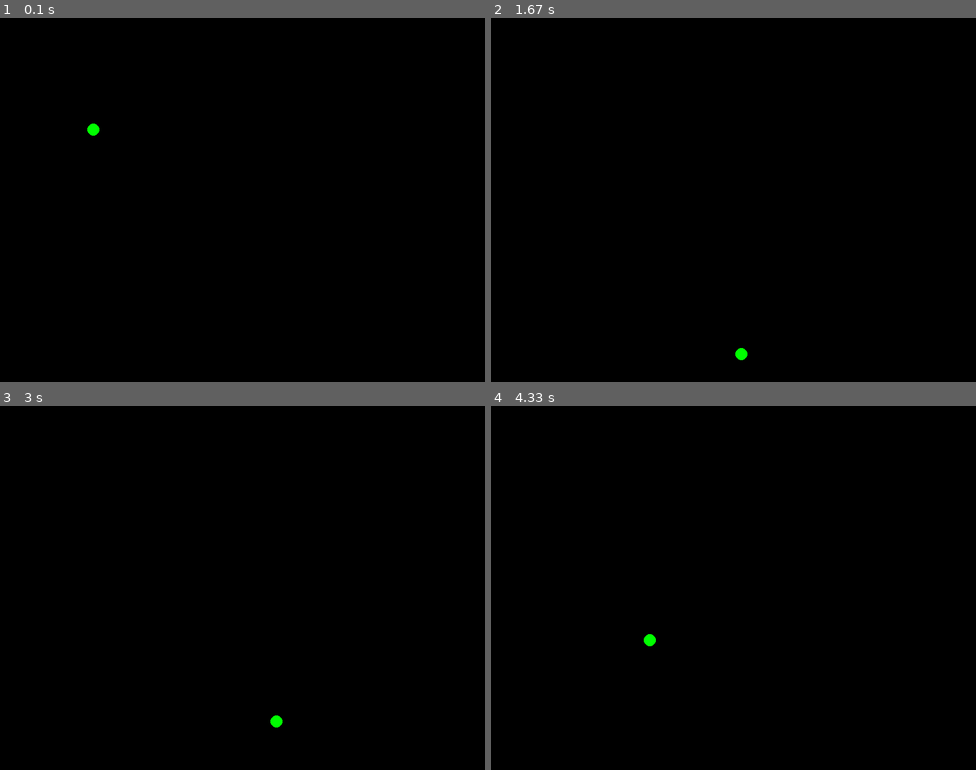
Above: before the commit, frames 1-4 (two rows, left to right).
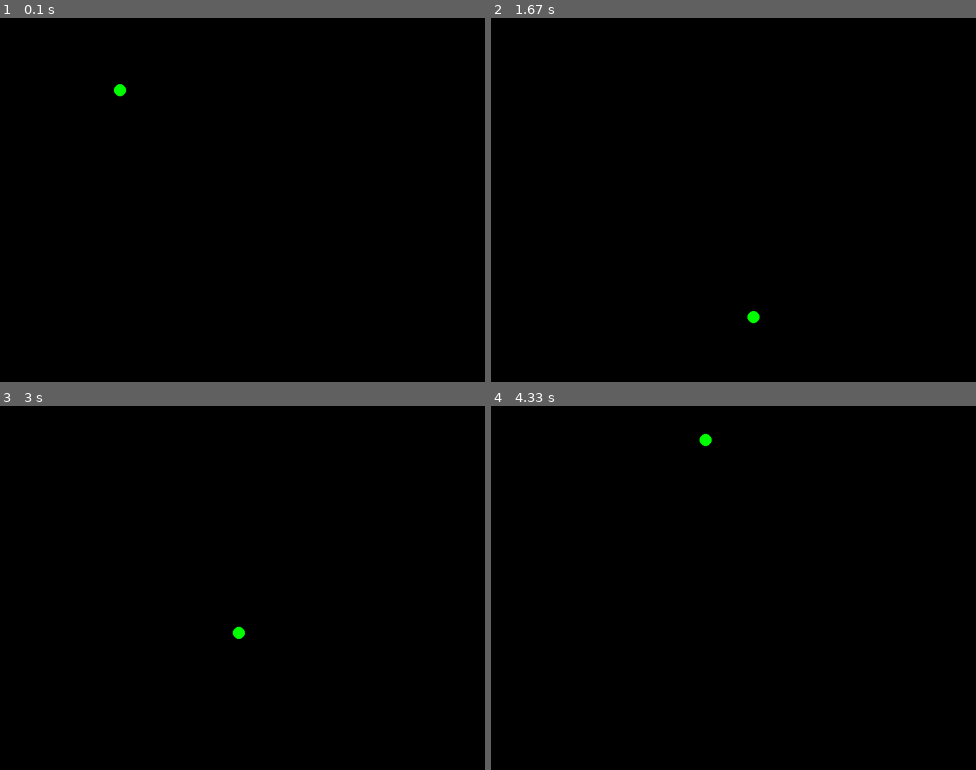
Above: after the commit, the same moments.

Repository: WorapatHongsetong/eng-s_y1_python3
Game: pygame game, started from day1(flying_circle)/flying_circle.py
Same seed, same stepped clock (60 frames per second), same inputs: the game is played once before the commit and once after it.
Inputs:
- Up to frame 1 (0.1 s): no input
- Up to frame 2 (1.67 s): no input
- Up to frame 3 (3 s): no input
- Up to frame 4 (4.33 s): no input

The runs differ from the first frame. In frame 1, 0.1% of the frame differs, in the area x 18-26%, y 18-33%; in frame 2, 0.1%; in frame 3, 0.1%; in frame 4, 0.1%.

Commit message:
rename files,dirs

Diff:
--- a/day1/flying_circle.py
+++ b/day1(flying_circle)/flying_circle.py
@@ -59,7 +59,7 @@
 
 
 # Hey Serhii, Play with this Args...
-circle = Circle(10, 100, 100, 20, 1) # radius, x, y, speed, starting_angle(rad)
+circle = Circle(10, 100, 100, 20, 0.2) # radius, x, y, speed, starting_angle(rad)
 
 
 
